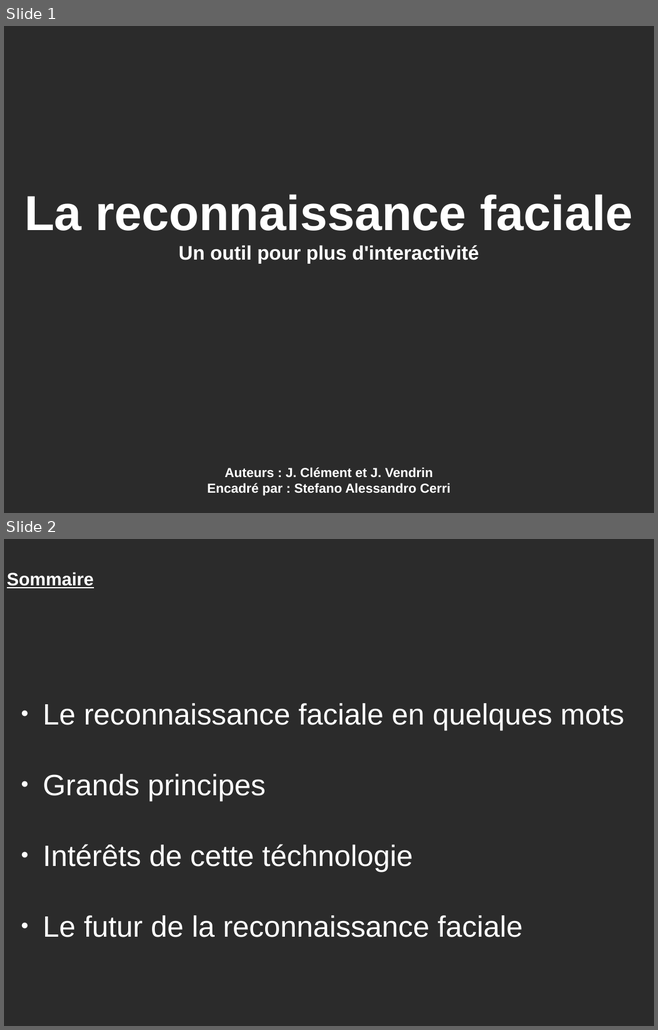
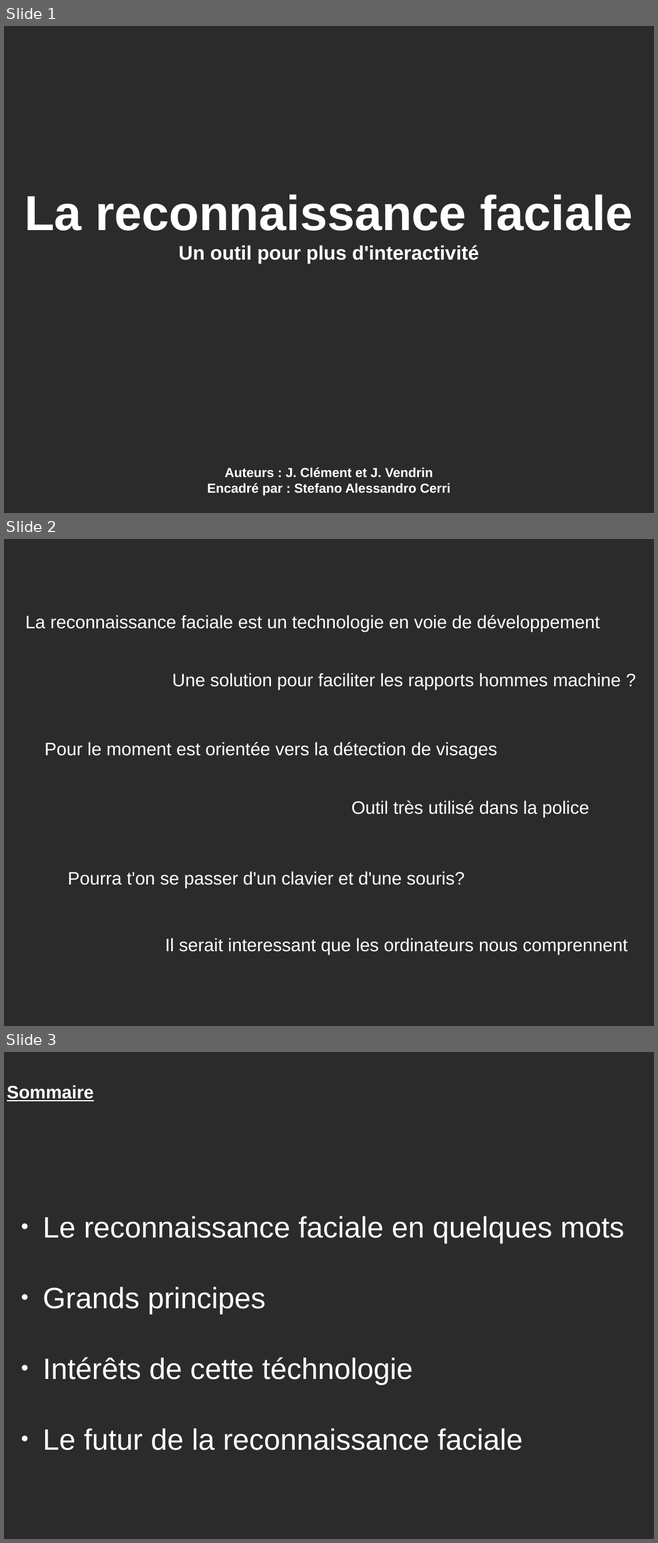
Before and after one commit to oplazzi/mandrin-facial-recognition, a slide deck: presentation/cerri.odp. Shown one above the other, each under a label of ours: slides 1 and 2 before the commit, slides 1, 2 and 3 after it. The pictures are 658x1030 and 658x1543 pixels, drawn with LibreOffice and Linux fonts; fonts in the diff are those of the drawing; background and template pictures are left out; a plain dark background stands for a picture behind light text. Boxes give left, top, right and bottom in pixels: in the first picture for what was removed or moved away, otherwise in the second. Text is boxed around its words. In the diff, an @@ line names an element or a change of style, - is before the commit and + after.

```diff
--- a/presentation/cerri.odp
+++ b/presentation/cerri.odp
@@ slide 2 added at bbox=[4, 539, 654, 1026], background picture (left out) @@
@@ text added at bbox=[25, 615, 600, 632], 22 pt, text #FFFFFF @@
+La reconnaissance faciale est un technologie en voie de développement
@@ text added at bbox=[172, 673, 621, 690], 22 pt, text #FFFFFF @@
+Une solution pour faciliter les rapports hommes machine ?
@@ text added at bbox=[45, 742, 497, 759], 22 pt, text #FFFFFF @@
+Pour le moment est orientée vers la détection de visages
@@ text added at bbox=[351, 801, 589, 818], 22 pt, text #FFFFFF @@
+Outil très utilisé dans la police
@@ text added at bbox=[68, 871, 465, 888], 22 pt, text #FFFFFF @@
+Pourra t'on se passer d'un clavier et d'une souris?
@@ text added at bbox=[165, 938, 628, 955], 22 pt, text #FFFFFF @@
+Il serait interessant que les ordinateurs nous comprennent
@@ what was slide 2 is now slide 3 @@
```
Also in this commit, not shown: 5 other slides added.
